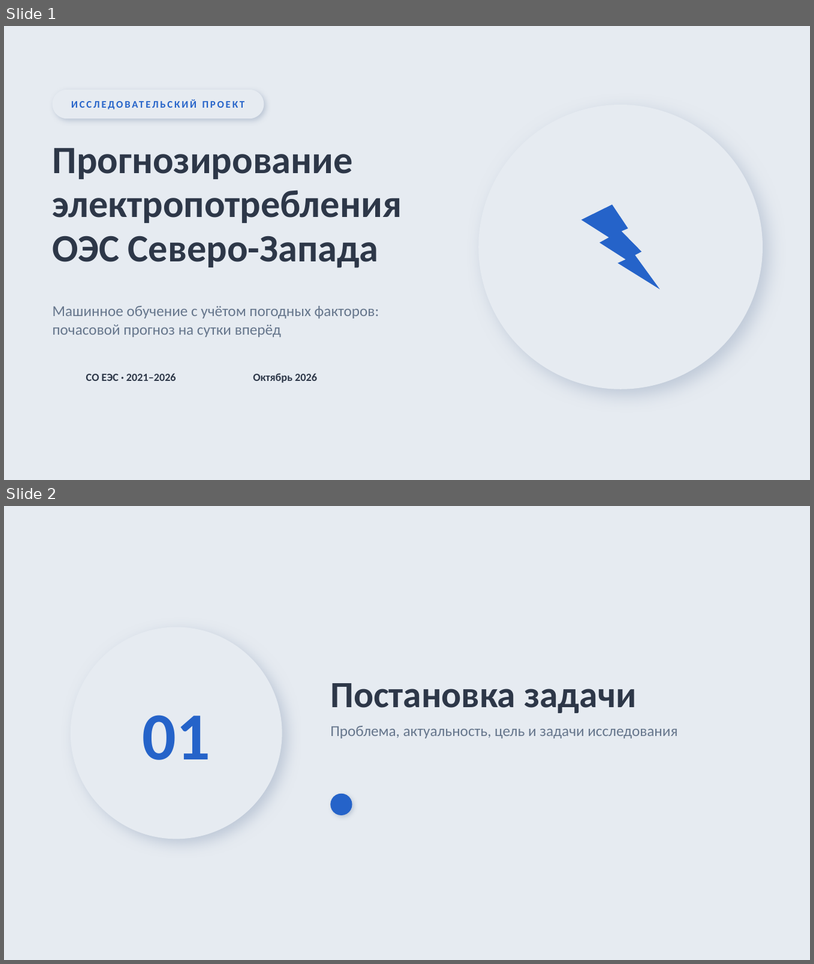
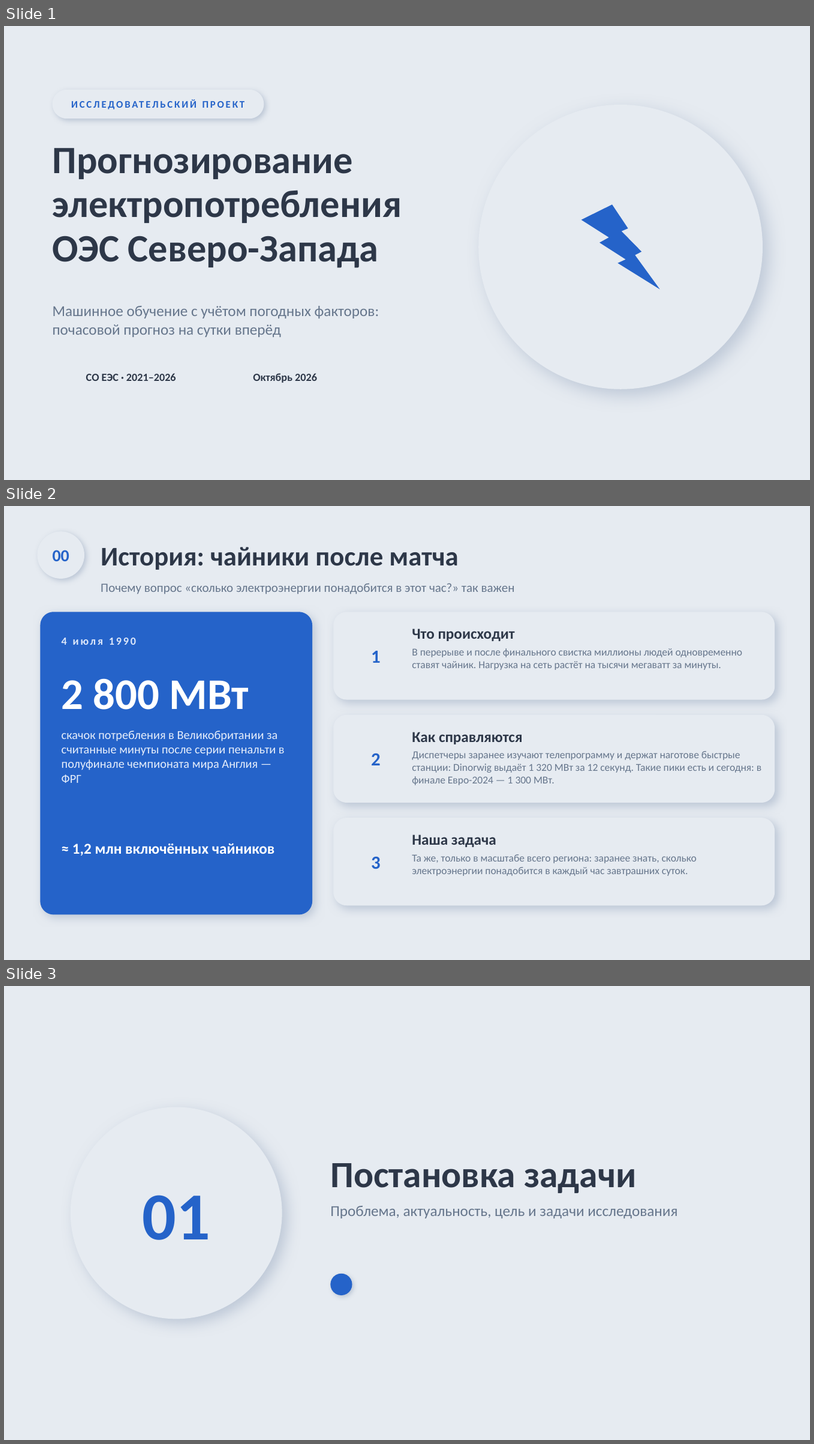
Before and after one commit to Nematzhanov/rosseti, a slide deck: deck/Прогноз потребления ОЭС СЗ — неоморфизм.pptx. Shown one above the other, each under a label of ours: slides 1 and 2 before the commit, slides 1, 2 and 3 after it. The pictures are 814x964 and 814x1444 pixels, drawn with LibreOffice and Linux fonts; fonts in the diff are those of the drawing. Boxes give left, top, right and bottom in pixels: in the first picture for what was removed or moved away, otherwise in the second. Text is boxed around its words. In the diff, an @@ line names an element or a change of style, - is before the commit and + after.

```diff
--- a/deck/Прогноз потребления ОЭС СЗ — неоморфизм.pptx
+++ b/deck/Прогноз потребления ОЭС СЗ — неоморфизм.pptx
@@ slide 2 added at (4,506,810,960), background #E6EBF1 @@
@@ ellipse added at (37,531,84,579), fill #E6EBF1 @@
@@ text added at (53,550,69,561), 20 pt, text #2563C9, bold @@
+00
@@ text added at (101,547,458,570), 32 pt, text #2D3748, bold @@
+История: чайники после матча
@@ text added at (101,583,515,594), 15 pt, text #66768C @@
+Почему вопрос «сколько электроэнергии понадобится в этот час?» так важен
@@ rounded rectangle added at (40,612,312,915), fill #2563C9 @@
@@ rounded rectangle added at (333,612,776,700), fill #E6EBF1 @@
@@ text added at (412,628,515,641), 18 pt, text #2D3748, bold @@
+Что происходит
@@ text added at (62,637,136,645), 13 pt, text #DCE7FA, bold @@
+4 июля 1990
@@ ellipse added at (355,634,397,676), fill #E6EBF1 @@
@@ text added at (412,648,743,670), 12.5 pt, text #66768C @@
+В перерыве и после финального свистка миллионы людей одновременно ставят чайник. Нагрузка на сеть растёт на тысячи мегаватт за минуты.
@@ text added at (371,651,381,663), 22 pt, text #2563C9, bold @@
+1
@@ text added at (62,678,249,709), 52 pt, text #FFFFFF, bold @@
+2 800 МВт
@@ rounded rectangle added at (333,715,776,802), fill #E6EBF1 @@
@@ text added at (62,730,285,783), 14.5 pt, text #E6EEFB @@
+скачок потребления в Великобритании за считанные минуты после серии пенальти в полуфинале чемпионата мира Англия — ФРГ
@@ ellipse added at (355,737,397,780), fill #E6EBF1 @@
@@ text added at (412,732,523,744), 18 pt, text #2D3748, bold @@
+Как справляются
@@ text added at (371,753,381,765), 22 pt, text #2563C9, bold @@
+2
@@ text added at (412,751,762,785), 12.5 pt, text #66768C @@
+Диспетчеры заранее изучают телепрограмму и держат наготове быстрые станции: Dinorwig выдаёт 1 320 МВт за 12 секунд. Такие пики есть и сегодня: в финале Евро-2024 — 1 300 МВт.
@@ rounded rectangle added at (333,817,776,905), fill #E6EBF1 @@
@@ text added at (72,843,275,855), 18 pt, text #FFFFFF, bold @@
+≈ 1,2 млн включённых чайников
@@ ellipse added at (355,840,397,882), fill #E6EBF1 @@
@@ text added at (412,834,497,847), 18 pt, text #2D3748, bold @@
+Наша задача
@@ text added at (371,856,381,868), 22 pt, text #2563C9, bold @@
+3
@@ text added at (412,854,697,876), 12.5 pt, text #66768C @@
+Та же, только в масштабе всего региона: заранее знать, сколько электроэнергии понадобится в каждый час завтрашних суток.
@@ what was slide 2 is now slide 3 @@
```
Also in this commit, not shown: 3 slides changed, 1 other slide added, 5 other files.
